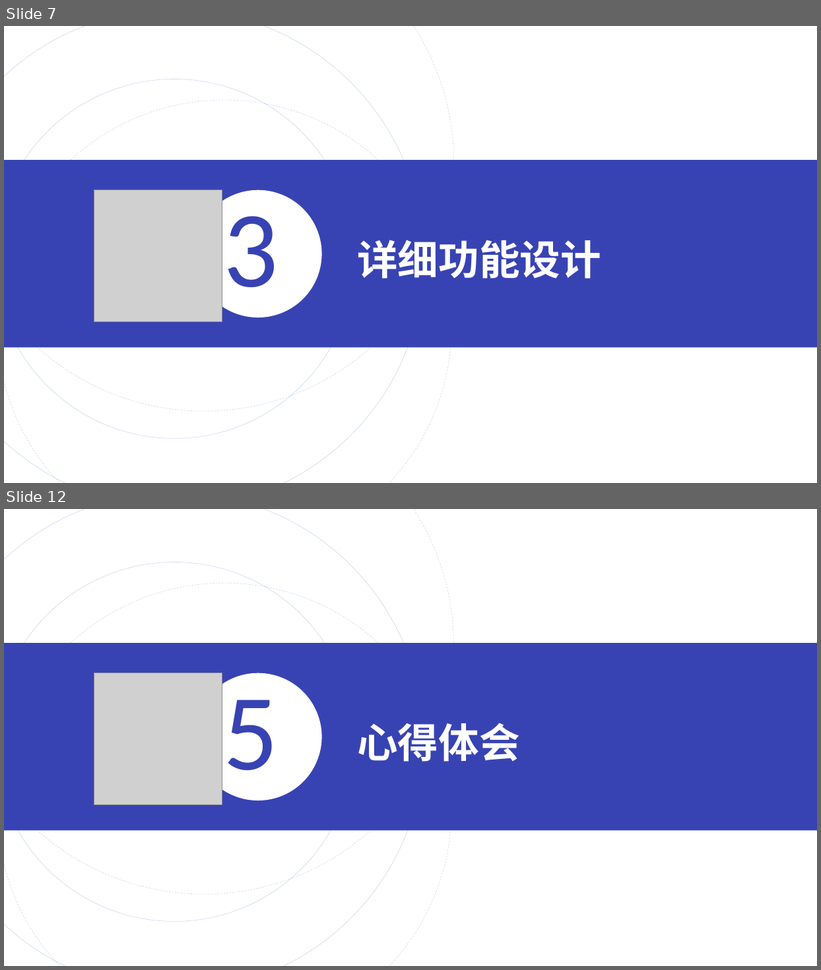
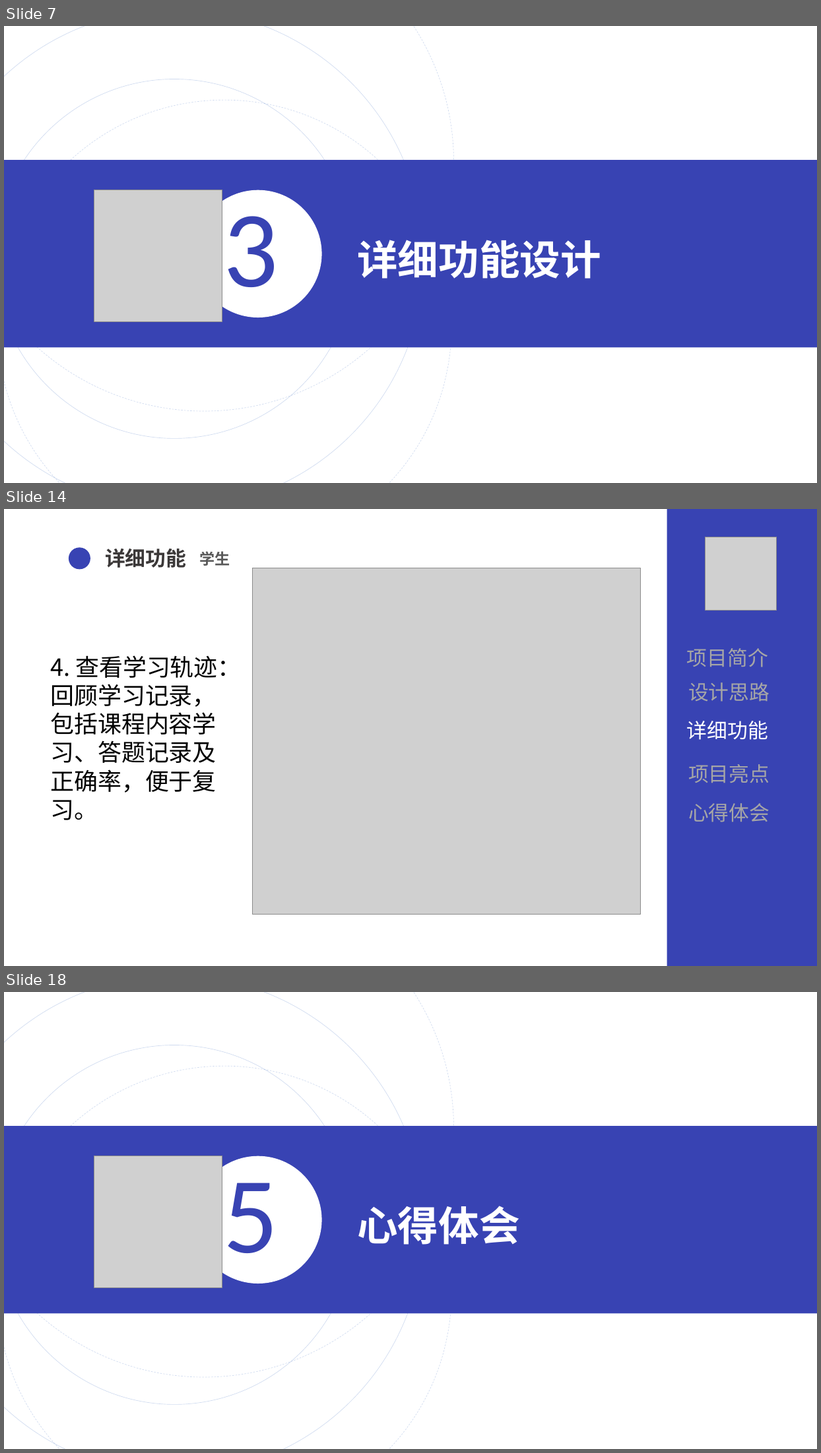
Before and after one commit to wang-kaopu/assignment, a slide deck: document/QG汇报.pptx. Shown one above the other, each under a label of ours: slides 7 and 12 before the commit, slides 7, 14 and 18 after it; the slides between them are not shown. The pictures are 821x970 and 821x1453 pixels, drawn with LibreOffice and Linux fonts; fonts in the diff are those of the drawing; grey boxes stand for pictures. Boxes give left, top, right and bottom in pixels: in the first picture for what was removed or moved away, otherwise in the second. Text is boxed around its words. In the diff, an @@ line names an element or a change of style, - is before the commit and + after.

Commit message:
refactor:修改PPT和项目文档

```diff
--- a/document/QG汇报.pptx
+++ b/document/QG汇报.pptx
@@ slide 14 added at (4, 509, 817, 966), background #FFFFFF @@
@@ rectangle added at (667, 509, 817, 966), fill #3843B3 @@
@@ ellipse added at (69, 547, 90, 569), fill #3843B3 @@
@@ picture added at (706, 537, 777, 611) @@
@@ text added at (105, 549, 186, 568), 24 pt, text #3B3838, bold @@
+详细功能
@@ text added at (200, 551, 230, 566), 18 pt, text #595959, bold @@
+学生
@@ picture added at (253, 568, 641, 915) @@
@@ text added at (51, 656, 241, 821), 28 pt, text #000000 @@
+4. 查看学习轨迹：回顾学习记录，包括课程内容学习、答题记录及正确率，便于复习。
@@ text added at (687, 648, 768, 667), 24 pt, text #A6A6A6 @@
+项目简介
@@ text added at (688, 683, 770, 702), 24 pt, text #A6A6A6 @@
+设计思路
@@ text added at (687, 721, 768, 740), 24 pt, text #FFFFFF @@
+详细功能
@@ text added at (688, 764, 770, 783), 24 pt, text #A6A6A6 @@
+项目亮点
@@ text added at (688, 803, 770, 823), 24 pt, text #A6A6A6 @@
+心得体会
@@ what was slide 12 is now slide 18 @@
```
Also in this commit, not shown: 9 slides changed, 5 other slides added, 1 other file.
